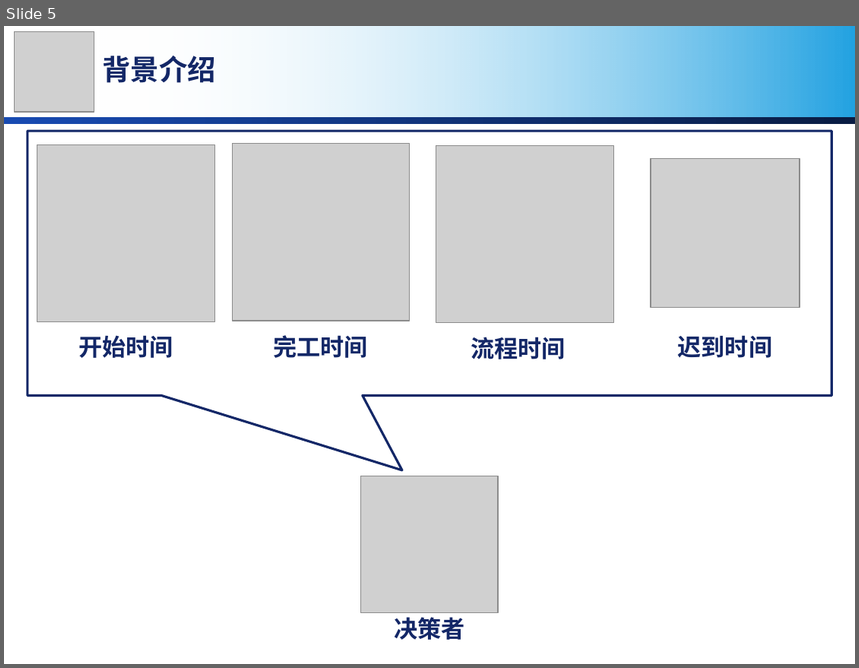
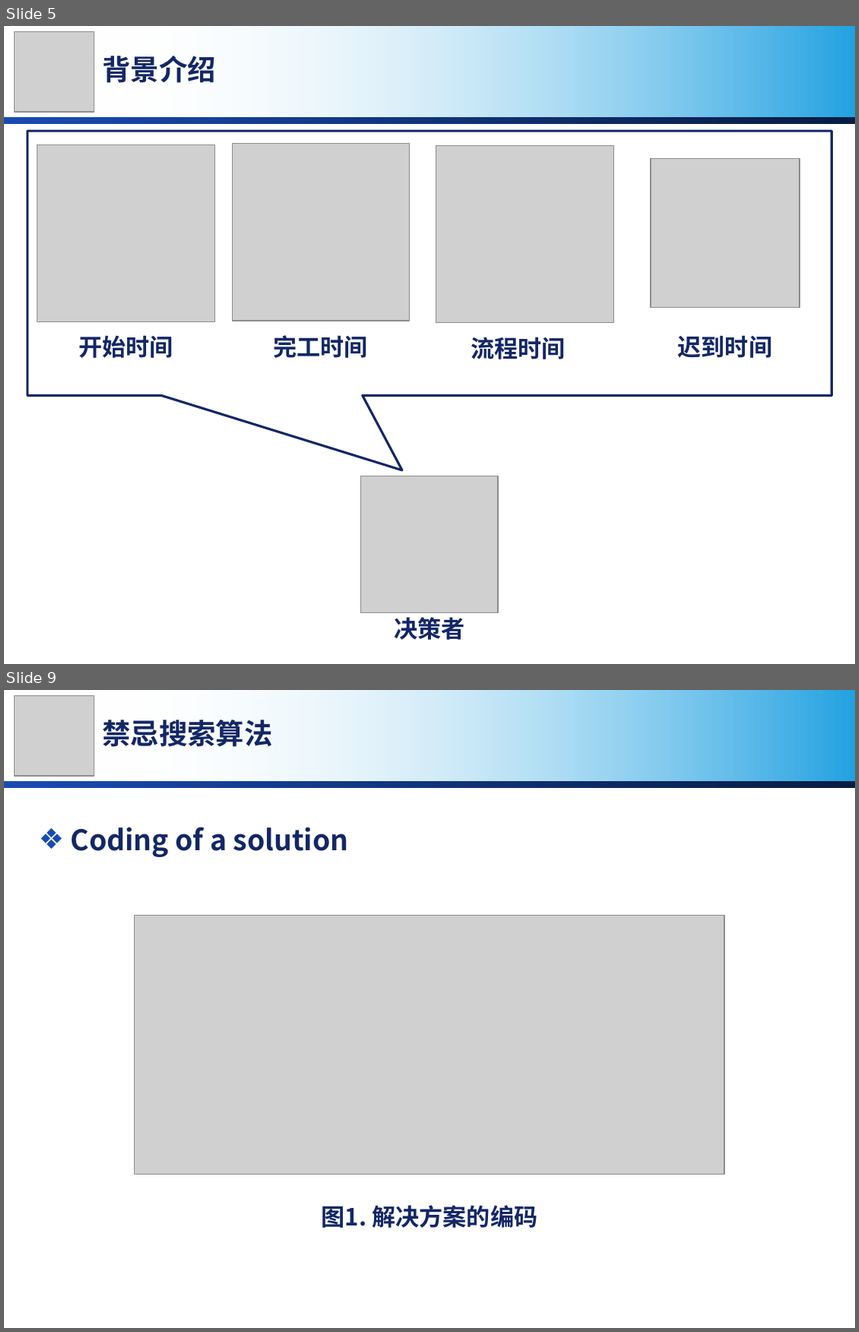
Before and after one commit to MirrichWangD/MUST, a slide deck: 管理學導論/presentation.pptx. Shown one above the other, each under a label of ours: slide 5 before the commit, slides 5 and 9 after it; the slides between them are not shown. The pictures are 859x668 and 859x1332 pixels, drawn with LibreOffice and Linux fonts; fonts in the diff are those of the drawing; grey boxes stand for pictures; background and template pictures are left out. Boxes give left, top, right and bottom in pixels: in the first picture for what was removed or moved away, otherwise in the second. Text is boxed around its words. In the diff, an @@ line names an element or a change of style, - is before the commit and + after.

```diff
--- a/管理學導論/presentation.pptx
+++ b/管理學導論/presentation.pptx
@@ slide 9 added at (4, 690, 855, 1328), background #FFFFFF; not listed: 2 template elements that a slide beside it also shows @@
@@ picture added at (14, 695, 94, 775) @@
@@ text added at (103, 720, 273, 747), 24 pt, text #132767, bold @@
+禁忌搜索算法
@@ text added at (71, 827, 349, 857), 24 pt, text #132767, bold @@
+❖ Coding of a solution
@@ picture added at (135, 916, 725, 1174) @@
@@ text added at (321, 1205, 538, 1228), 20 pt, text #132767, bold @@
+图1. 解决方案的编码
```
Also in this commit, not shown: 9 slides changed, 16 other slides added.
